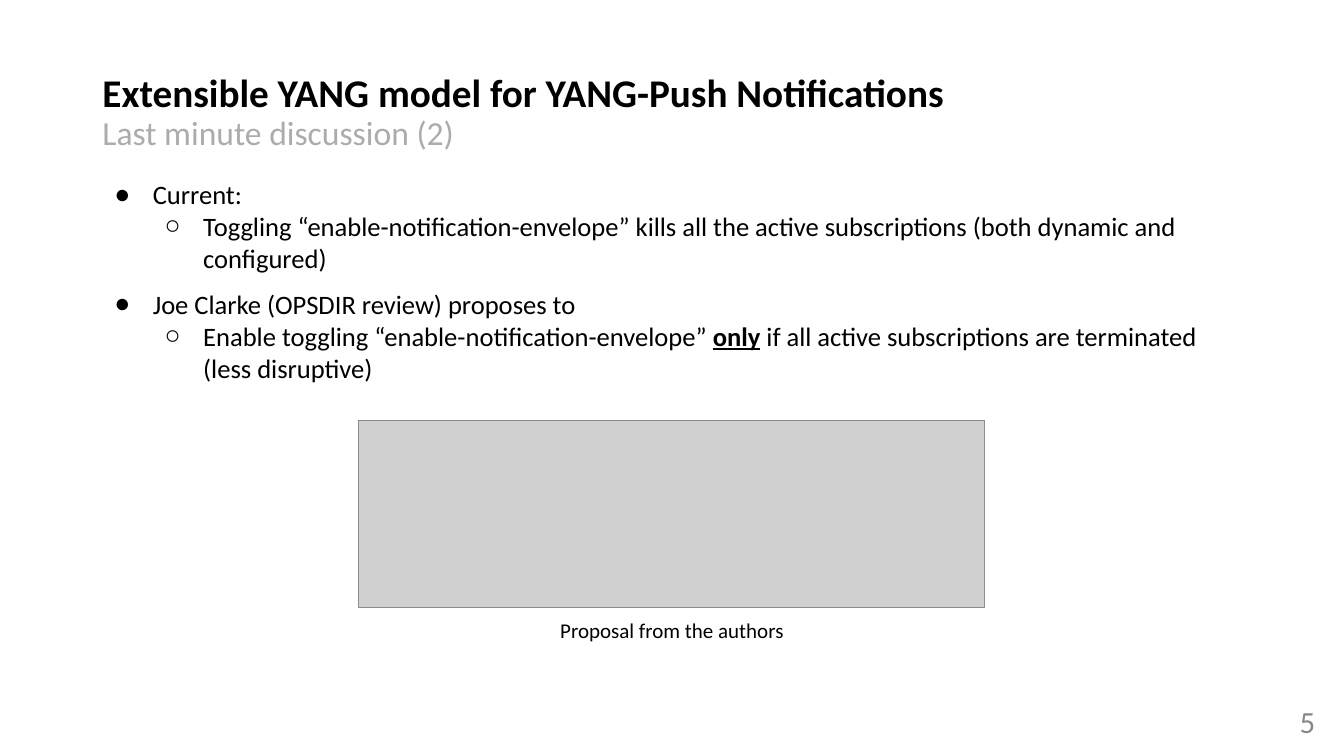
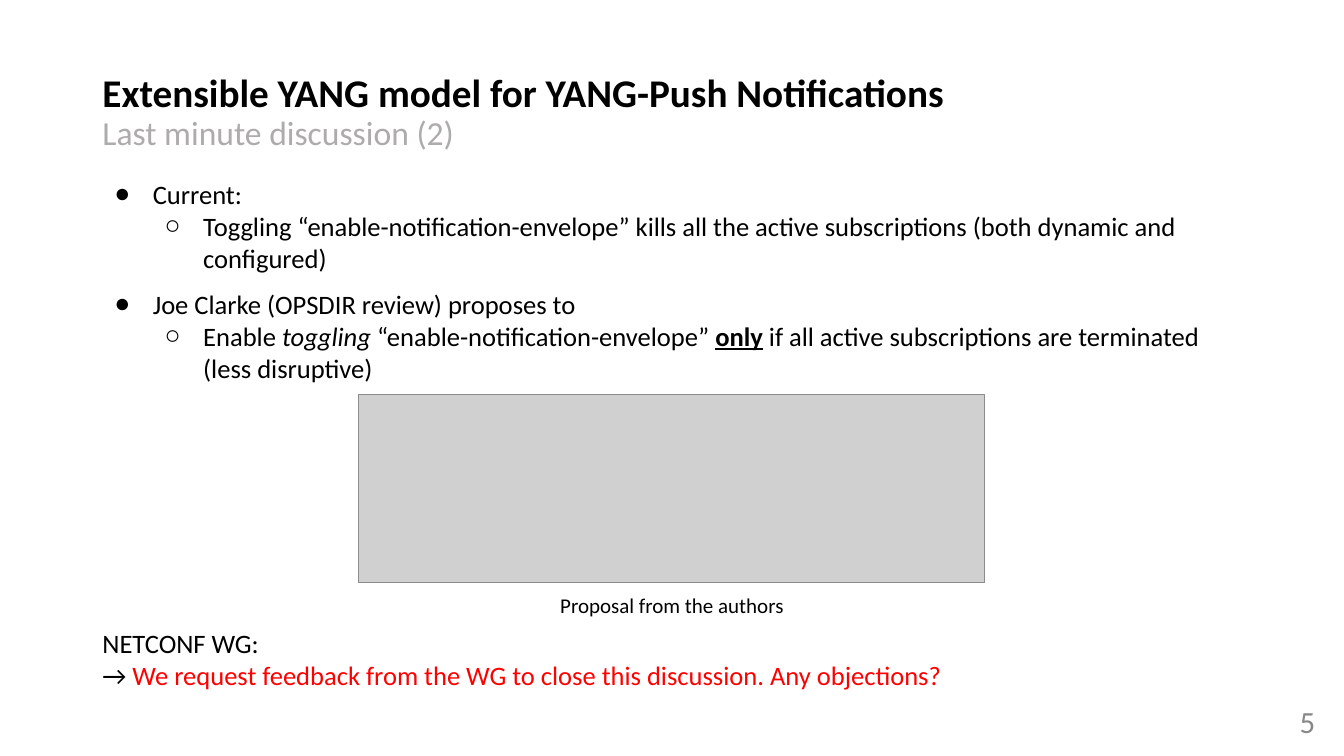
Before and after one commit to network-analytics/ietf-network-analytics-document-status, a slide deck: slide 5 of 124/NETCONF/draft-ietf-netconf-notif-envelope-03.pptx. Drawn at 1344x756 pixels with LibreOffice and Linux fonts; fonts in the diff are those of the drawing; grey boxes stand for pictures. Boxes give left, top, right and bottom in pixels: in the first picture for what was removed or moved away, otherwise in the second. Text is boxed around its words. In the diff, an @@ line names an element or a change of style, - is before the commit and + after.

Commit message:
feedback Thomas and Benoit

```diff
--- a/124/NETCONF/draft-ietf-netconf-notif-envelope-03.pptx
+++ b/124/NETCONF/draft-ietf-netconf-notif-envelope-03.pptx
@@ text at (203, 327, 1198, 383): italic on in "toggling"; less space between paragraphs @@
@@ picture: place and size @@
-picture at (359, 420, 985, 608)
+picture at (359, 395, 985, 583)
@@ text "Proposal from the authors": place and size @@
-text "Proposal from the authors" at (560, 623, 783, 642)
+text "Proposal from the authors" at (560, 598, 783, 617)
@@ text at (102, 635, 941, 690): paragraphs added @@
+NETCONF WG:
+→ We request feedback from the WG to close this discussion. Any objections?
```
Also in this commit, not shown: 3 other slides changed, 1 other file.
